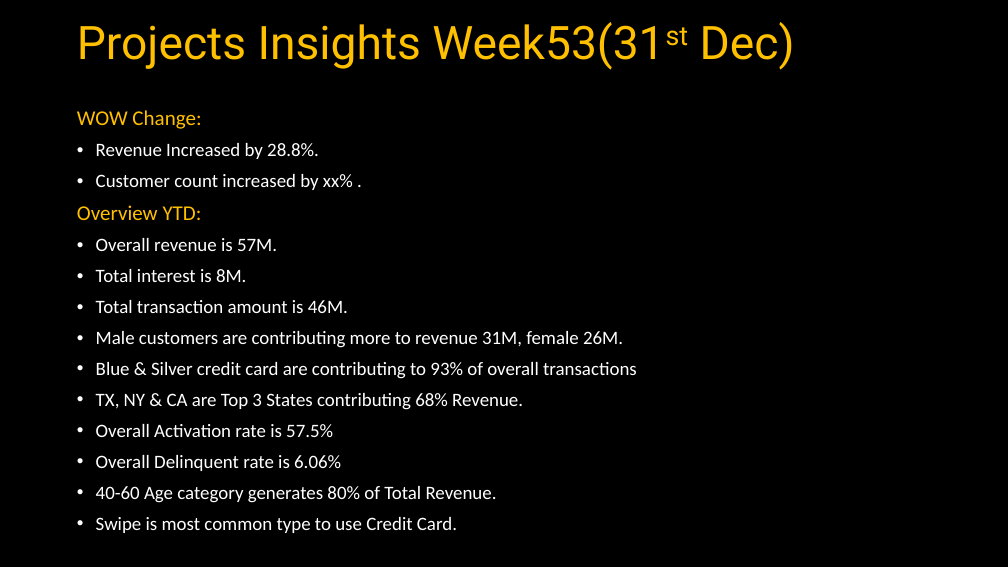
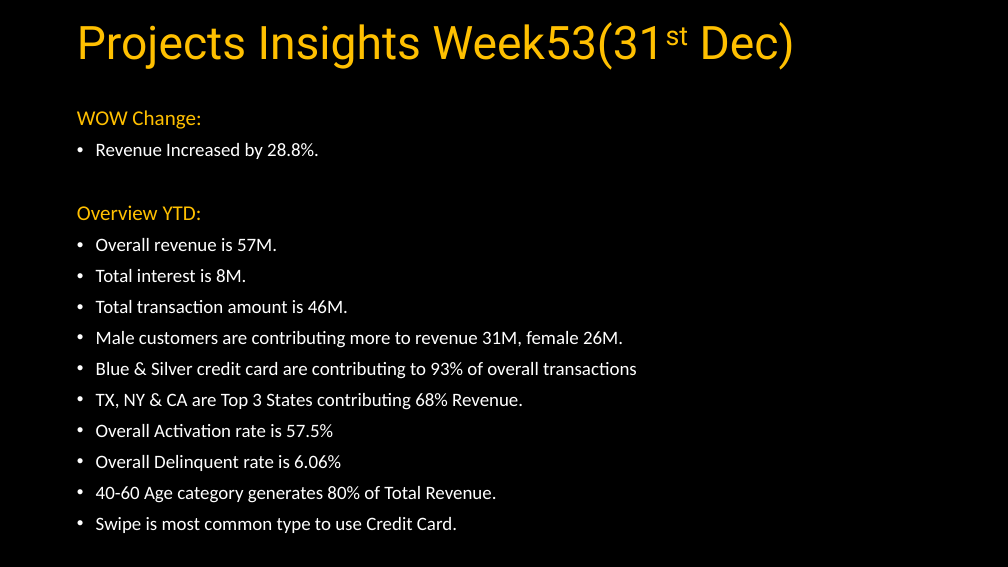
Before and after one commit to ParetaAbhishek/Credit-Card-Financial-Sales-Weekly-Report, a slide deck: slide 2 of Credit Card Weekly Report.pptx. Drawn at 1008x567 pixels with LibreOffice and Linux fonts; fonts in the diff are those of the drawing. Boxes give left, top, right and bottom in pixels: in the first picture for what was removed or moved away, otherwise in the second. Text is boxed around its words. In the diff, an @@ line names an element or a change of style, - is before the commit and + after.

```diff
--- a/Credit Card Weekly Report.pptx
+++ b/Credit Card Weekly Report.pptx
@@ text at bbox=[96, 174, 353, 190]: paragraph removed @@
-• Customer count increased by xx% .
```
